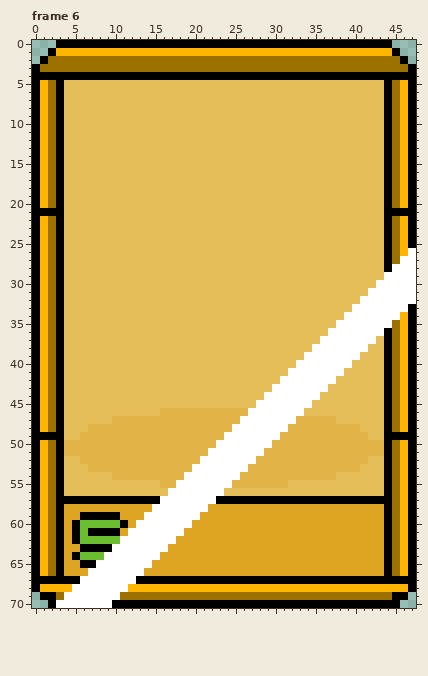
One commit to this pixel-art file: Assets/_Project/Arts/goldplayeronshop.ase. This is how it looked before the edit.
48x71 pixels, 8 frames. Shown: frame 6. The commit also changed other frames, which this record leaves out.
New version:
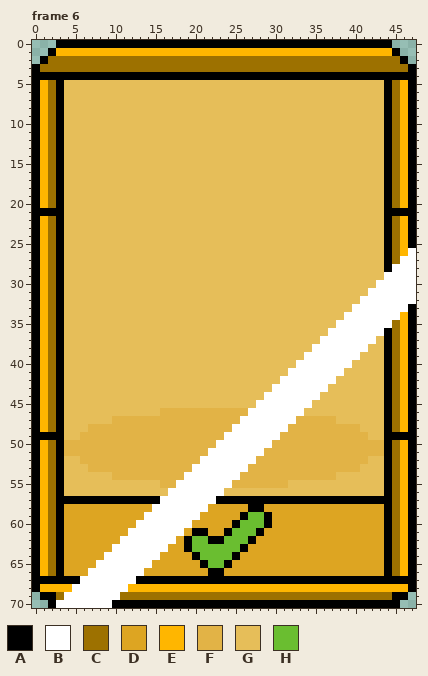
Palette (. is transparent): A #000000  B #ffffff  C #9d7100  D #dda522  E #ffb600  F #e2b346  G #e6be59  H #6abe30
Change:
layer "Layer 2" added
Frame 6, layer "Layer 2":
The author changed colour D to colour A in row 58 at x 27 to 28; in row 59 at x 26 and 29; in row 60 at x 25 and 29; in row 61 at x 20 to 21, 24 and 28; in row 62 at x 19, 22 to 23 and 27; in row 63 at x 19 and 26.
The author changed colour D to colour A in row 64 at x 20 and 25; in row 65 at x 21 and 24; in row 66 at x 22 to 23.
The author changed colour A to colour D in row 59 at x 6 to 10; in row 60 at x 5 and 11; in row 61 at x 5 and 7 to 10; in row 62 at x 5; in row 63 at x 6 to 9; in row 64 at x 5.
The author changed colour A to colour D in row 65 at x 6 to 7.
The author changed colour H to colour D in row 60 at x 6 to 10; in row 61 at x 6; in row 62 at x 6 to 10; in row 64 at x 6 to 8.
The author changed colour D to colour H in row 59 at x 27 to 28; in row 60 at x 26 to 28; in row 61 at x 25 to 27; in row 62 at x 20 to 21 and 24 to 26; in row 63 at x 20 to 25; in row 64 at x 21 to 24.
The author changed colour D to colour H in row 65 at x 22 to 23.
Boxes around the changes in both pictures, in picture pixels (x1, y1, x2, y2):
changed: (184, 504, 272, 576)
changed: (72, 512, 128, 568)
